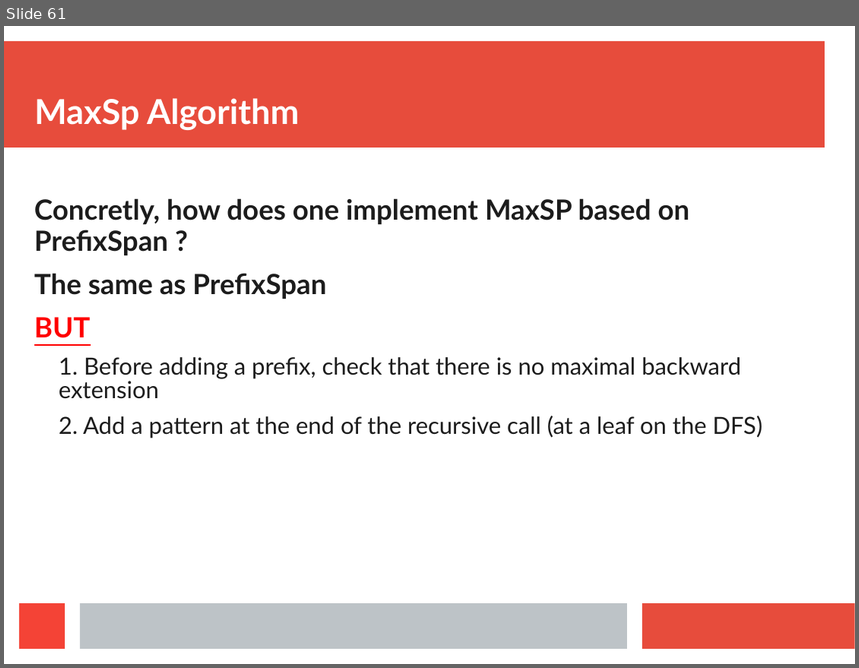
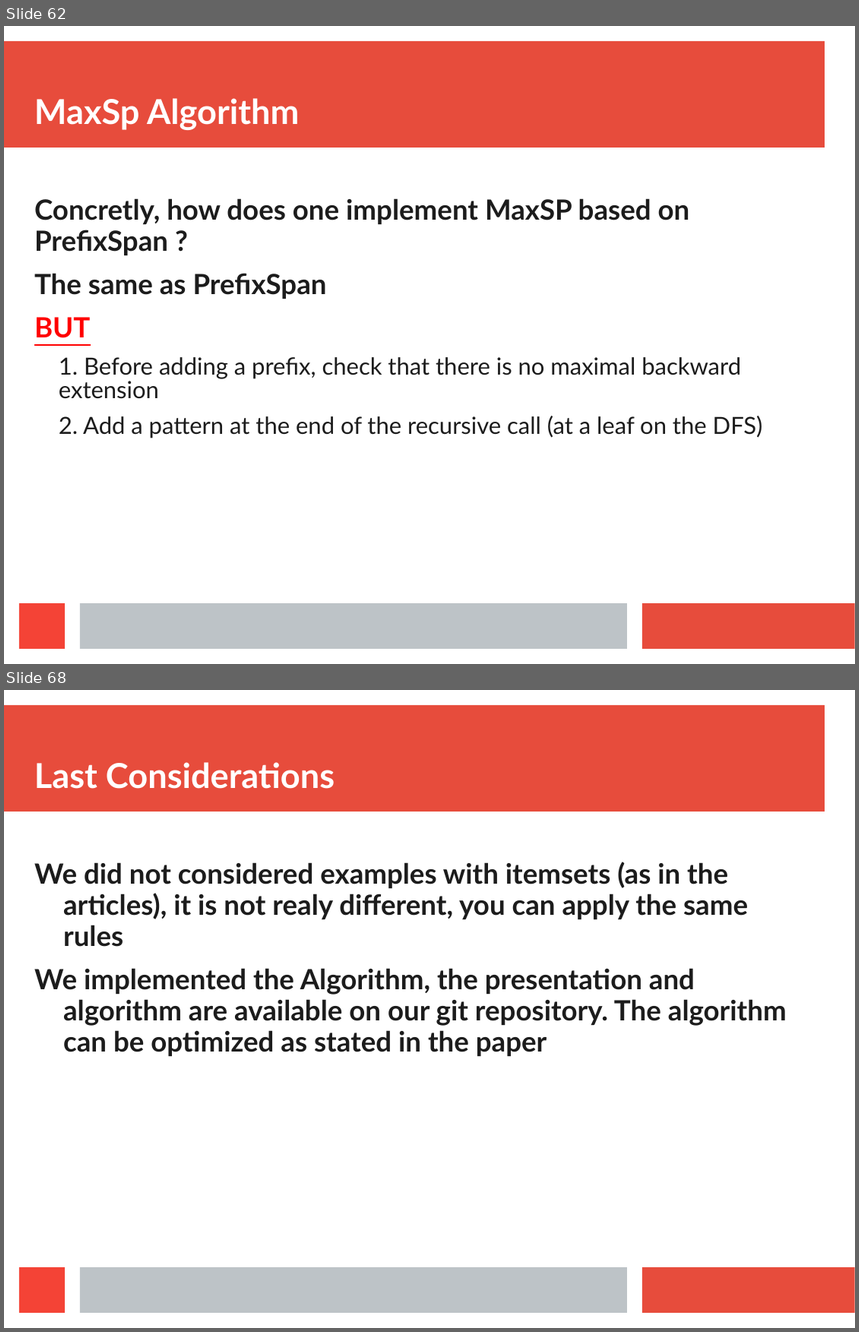
Before and after one commit to Symeon94/iaseminar, a slide deck: presentation/Presentation.ppt. Shown one above the other, each under a label of ours: slide 61 before the commit, slides 62 and 68 after it; the slides between them are not shown. The pictures are 859x668 and 859x1332 pixels, drawn with LibreOffice and Linux fonts; fonts in the diff are those of the drawing. Boxes give left, top, right and bottom in pixels: in the first picture for what was removed or moved away, otherwise in the second. Text is boxed around its words. In the diff, an @@ line names an element or a change of style, - is before the commit and + after.

```diff
--- a/presentation/Presentation.ppt
+++ b/presentation/Presentation.ppt
@@ slide 68 added at box(4, 690, 855, 1328), background #FFFFFF; not listed: 4 template elements that a slide beside it also shows @@
@@ title added at box(34, 762, 335, 789), 32 pt, text #FFFFFF, bold @@
+Last Considerations
@@ text added at box(34, 862, 787, 1056), 26 pt, text #1C1C1C, bold @@
+We did not considered examples with itemsets (as in the articles), it is not realy different, you can apply the same rules
+We implemented the Algorithm, the presentation and algorithm are available on our git repository. The algorithm can be optimized as stated in the paper
@@ what was slide 61 is now slide 62 @@
```
Also in this commit, not shown: 30 slides changed, 7 other slides added, 2 slides removed, 3 other files.
